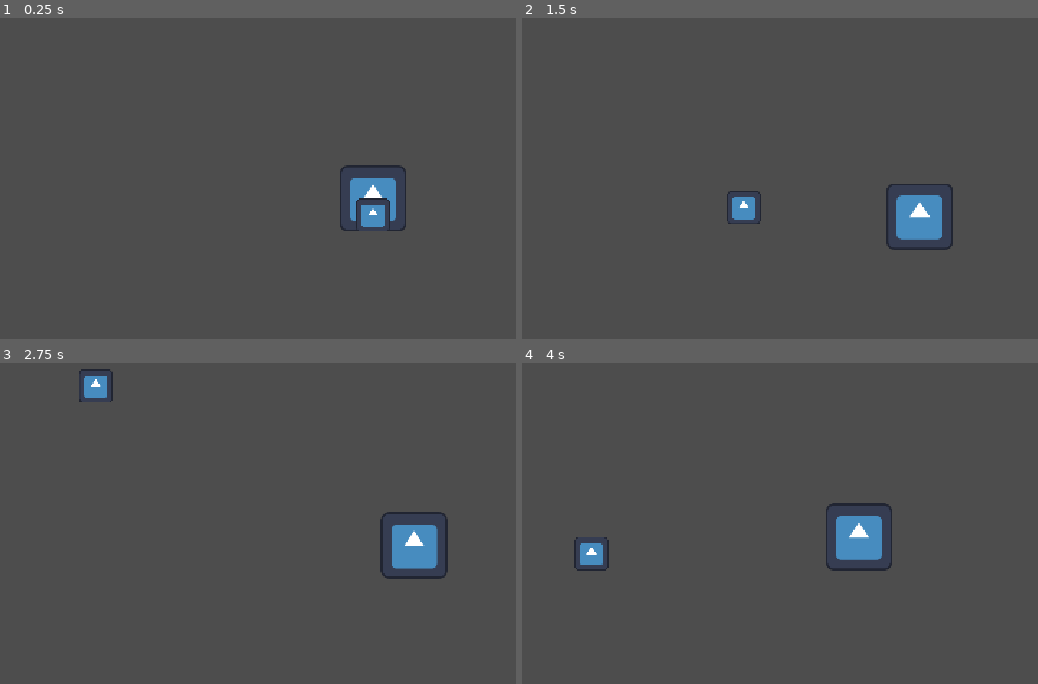
Above: before the commit, frames 1-4 (two rows, left to right).
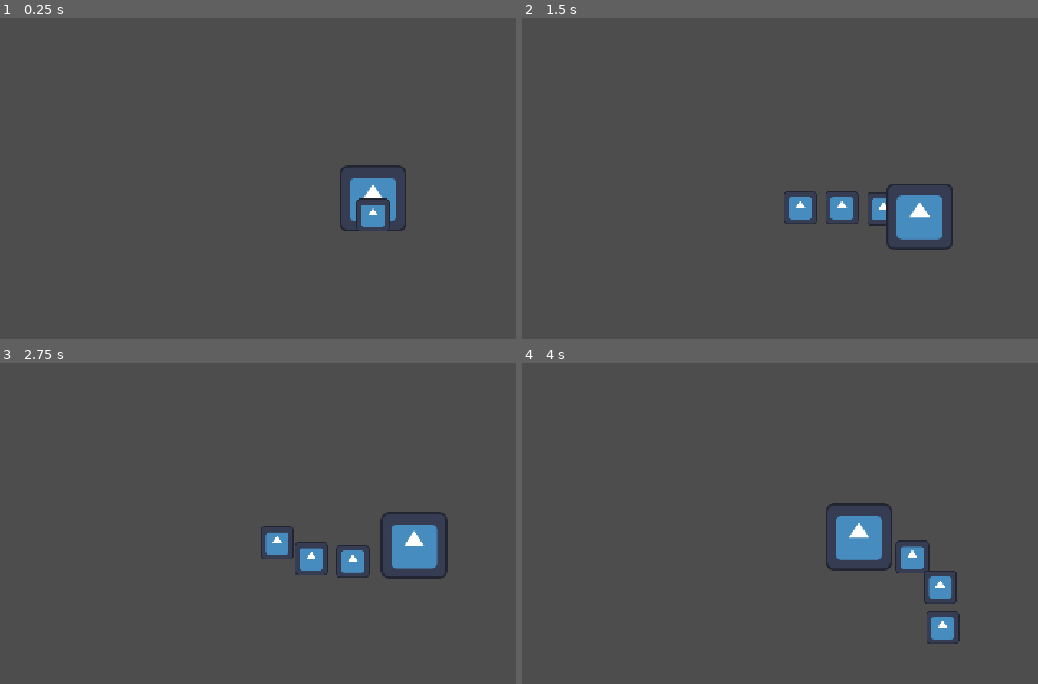
Above: after the commit, the same moments.

Repository: frantisek-boura/summoner-game
Game: Godot game, scene res://scenes/player/player.tscn
Same seed, same stepped clock (60 frames per second), same inputs: the game is played once before the commit and once after it. The engine's default icon, where the game draws it, is replaced by a stand-in: a white triangle on a blue panel in a dark square.
Inputs (mouse positions are in pixels of both pictures, inside the frame that each line leads up to):
- Up to frame 1 (0.25 s): no input
- Up to frame 2 (1.5 s): tap Enter at 0.5 s; move the mouse to (outside the picture) at 0.52 s; hold D (right) 0.53-1.28 s; hold E (minion_selector) 0.53-1.28 s; click (outside the picture) at 0.67 s; move the mouse to (733, 255) at 1.27 s; hold S (down) from 1.28 s (still down); tap F (set_selected_minion_independent) at 1.35 s
- Up to frame 3 (2.75 s): move the mouse to (454, 478) at 2.02 s; release S (down) at 2.03 s; hold D (right) from 2.03 s (still down); hold E (minion_selector) from 2.03 s (still down)
- Up to frame 4 (4 s): move the mouse to (857, 667) at 2.77 s; release D (right) at 2.78 s; release E (minion_selector) at 2.78 s; hold W (up) 2.78-3.53 s; tap F (set_selected_minion_independent) at 2.85 s; click (857, 667) at 2.92 s; move the mouse to (outside the picture) at 3.52 s; hold A (left) from 3.53 s (still down); hold E (minion_selector) from 3.53 s (still down)

The runs differ from the first frame. In frame 2, 1.4% of the frame differs, in the area x 39-71%, y 53-65%; in frame 3, 1.6%; in frame 4, 1.6%, in the area x 10-85%, y 54-88%.

Commit message:
refactor: rewrite minion path handling, add minion manager state machine

Diff:
--- /dev/null
+++ b/scenes/player/minion_manager/minion_handler.tscn
@@ -0,0 +1,6 @@
+[gd_scene format=3 uid="uid://tindbr5hba6a"]
+
+[ext_resource type="Script" uid="uid://c0ngv03ig7b5k" path="res://scripts/player/minion_handler.gd" id="1_nopt2"]
+
+[node name="minion_handler" type="Node2D" unique_id=330277761]
+script = ExtResource("1_nopt2")
--- a/scenes/player/minion_manager/minion_path.tscn
+++ b/scenes/player/minion_manager/minion_path.tscn
@@ -1,7 +1,13 @@
-[gd_scene format=3 uid="uid://tindbr5hba6a"]
+[gd_scene format=3 uid="uid://cwck7ywhm1pq5"]
 
 [ext_resource type="Script" uid="uid://b43ekgaafb0iu" path="res://scripts/player/minion_manager/minion_path.gd" id="1_mv85x"]
 
-[node name="minion_path" type="Node2D" unique_id=182940652]
+[node name="minion_path" type="Node2D" unique_id=1526343689 node_paths=PackedStringArray("update_timer")]
 top_level = true
 script = ExtResource("1_mv85x")
+update_timer = NodePath("timer")
+metadata/_custom_type_script = "uid://b43ekgaafb0iu"
+
+[node name="timer" type="Timer" parent="." unique_id=1718975064]
+process_callback = 0
+wait_time = 0.2
--- a/scenes/player/player.tscn
+++ b/scenes/player/player.tscn
@@ -12,8 +12,8 @@
 [ext_resource type="PackedScene" uid="uid://cjcv1c550dax3" path="res://scenes/player/states/player_move_state.tscn" id="6_0owmy"]
 [ext_resource type="PackedScene" uid="uid://c4jablrvqtyog" path="res://scenes/ui/radial_minion_menu/radial_minion_menu.tscn" id="6_ugbui"]
 [ext_resource type="PackedScene" uid="uid://dqh5ljvowxgjy" path="res://scenes/ui/radial_minion_menu/selected_minion_indicator.tscn" id="7_fcs02"]
-[ext_resource type="Script" uid="uid://b43ekgaafb0iu" path="res://scripts/player/minion_manager/minion_path.gd" id="8_myrg7"]
-[ext_resource type="Script" uid="uid://c0ngv03ig7b5k" path="res://scripts/player/minion_handler.gd" id="9_ugbui"]
+[ext_resource type="PackedScene" uid="uid://cwck7ywhm1pq5" path="res://scenes/player/minion_manager/minion_path.tscn" id="9_kvlxm"]
+[ext_resource type="PackedScene" uid="uid://tindbr5hba6a" path="res://scenes/player/minion_manager/minion_handler.tscn" id="9_uf5tr"]
 [ext_resource type="PackedScene" uid="uid://dnad2wc7xlfkc" path="res://scenes/player/minion_manager/minion_manager_state_machine.tscn" id="10_fcs02"]
 [ext_resource type="PackedScene" uid="uid://qkdgutf2mu13" path="res://scenes/player/minion/minion.tscn" id="10_uf5tr"]
 [ext_resource type="PackedScene" uid="uid://b6sh36d38er63" path="res://scenes/player/minion_manager/states/minion_manager_follow_state.tscn" id="11_kvlxm"]
@@ -25,10 +25,11 @@
 [sub_resource type="CircleShape2D" id="CircleShape2D_cslih"]
 radius = 61.008198
 
-[node name="player" type="CharacterBody2D" unique_id=1895177123 node_paths=PackedStringArray("camera", "entity_state_machine", "entity_movement", "entity_health")]
+[node name="player" type="CharacterBody2D" unique_id=1895177123 node_paths=PackedStringArray("camera", "minion_manager", "entity_state_machine", "entity_movement", "entity_health")]
 collision_layer = 4
 script = ExtResource("1_dovo2")
 camera = NodePath("camera")
+minion_manager = NodePath("minion_manager")
 entity_state_machine = NodePath("state_machine")
 entity_movement = NodePath("player_movement")
 entity_health = NodePath("health")
@@ -60,32 +61,15 @@
 [node name="selected_minion_indicator" parent="minion_manager" unique_id=1992925831 instance=ExtResource("7_fcs02")]
 visible = false
 
-[node name="minion_path" type="Node2D" parent="minion_manager" unique_id=1530381669 node_paths=PackedStringArray("_timer", "_entity")]
-script = ExtResource("8_myrg7")
-_timer = NodePath("timer")
-_entity = NodePath("../..")
-metadata/_custom_type_script = "uid://b43ekgaafb0iu"
+[node name="minion_path" parent="minion_manager" unique_id=1526343689 instance=ExtResource("9_kvlxm")]
 
-[node name="timer" type="Timer" parent="minion_manager/minion_path" unique_id=625386065]
-process_callback = 0
-wait_time = 0.2
-
-[node name="minion_handler" type="Node2D" parent="minion_manager" unique_id=172772867]
-script = ExtResource("9_ugbui")
+[node name="minion_handler" parent="minion_manager" unique_id=330277761 instance=ExtResource("9_uf5tr")]
 
 [node name="minion" parent="minion_manager/minion_handler" unique_id=72757938 instance=ExtResource("10_uf5tr")]
 
-[node name="minion2" parent="minion_manager/minion_handler" unique_id=1678850809 instance=ExtResource("10_uf5tr")]
+[node name="minion2" parent="minion_manager/minion_handler" unique_id=1335872083 instance=ExtResource("10_uf5tr")]
 
-[node name="minion6" parent="minion_manager/minion_handler" unique_id=2093589609 instance=ExtResource("10_uf5tr")]
-
-[node name="minion7" parent="minion_manager/minion_handler" unique_id=996174829 instance=ExtResource("10_uf5tr")]
-
-[node name="minion3" parent="minion_manager/minion_handler" unique_id=788512564 instance=ExtResource("10_uf5tr")]
-
-[node name="minion4" parent="minion_manager/minion_handler" unique_id=1451647907 instance=ExtResource("10_uf5tr")]
-
-[node name="minion5" parent="minion_manager/minion_handler" unique_id=377745753 instance=ExtResource("10_uf5tr")]
+[node name="minion3" parent="minion_manager/minion_handler" unique_id=518203392 instance=ExtResource("10_uf5tr")]
 
 [node name="minion_manager_state_machine" parent="minion_manager" unique_id=1920102366 node_paths=PackedStringArray("beginning_state") instance=ExtResource("10_fcs02")]
 beginning_state = NodePath("minion_manager_select_state")
--- a/scripts/entity/entity_movement.gd
+++ b/scripts/entity/entity_movement.gd
@@ -2,7 +2,7 @@
 class_name EntityMovement
 extends Node
 
-const HAS_ARRIVED_DETECTION_RADIUS: float = 50.0
+const HAS_ARRIVED_DETECTION_RADIUS: float = 10.0
 
 @export_range(10, 1000, 1) var movement_speed: float = 250.0
 @export_range(10, 100, 1) var move_acceleration_speed: float = 50.0
--- a/scripts/player/minion/minion.gd
+++ b/scripts/player/minion/minion.gd
@@ -10,3 +10,15 @@
 	movement = entity_movement as MinionMovement
 	state_machine = entity_state_machine as MinionStateMachine
 	health = entity_health as EntityHealth
+
+func stop() -> void:
+	movement.stop()
+
+func has_arrived_to_follow_position() -> bool:
+	return movement.has_arrived(movement.follow_position)
+
+func follow_path() -> void:
+	movement.follow_path()
+
+func set_follow_path(follow_position: Vector2) -> void:
+	movement.follow_position = follow_position
--- a/scripts/player/minion/minion_movement.gd
+++ b/scripts/player/minion/minion_movement.gd
@@ -9,6 +9,16 @@
 var minion: Minion:
 	get:
 		return _entity as Minion
+var follow_position: Vector2
+
+## Moves this minion towards the owner entity's position.
+func follow_path() -> void:
+	_direction = minion.global_position.direction_to(follow_position)
+
+	minion.velocity.x = move_toward(minion.velocity.x, _direction.x * follow_movement_speed, follow_acceleration_speed)
+	minion.velocity.y = move_toward(minion.velocity.y, _direction.y * follow_movement_speed, follow_acceleration_speed)
+
+	minion.move_and_slide()
 
 ## Calculates the current idling position of this minion.
 func get_idle_position() -> Vector2:
@@ -46,13 +56,3 @@
 	minion.global_position = minion.global_position.lerp(new_position, delta * lock_in_acceleration_speed)
 
 	minion.move_and_slide()
-
-## Moves this minion towards the owner entity's position.
-func follow_path() -> void:
-	var point_position: Vector2 = minion.minion_manager.minion_path.get_follow_position(minion.index)
-	_direction = minion.global_position.direction_to(point_position)
-
-	minion.velocity.x = move_toward(minion.velocity.x, _direction.x * follow_movement_speed, follow_acceleration_speed)
-	minion.velocity.y = move_toward(minion.velocity.y, _direction.y * follow_movement_speed, follow_acceleration_speed)
-
-	minion.move_and_slide()
--- a/scripts/player/minion/states/minion_follow_state.gd
+++ b/scripts/player/minion/states/minion_follow_state.gd
@@ -16,12 +16,10 @@
 	pass
 
 func physics(_delta: float) -> void:
-	#var path_point: Vector2 = minion.minion_manager.minion_path.get_follow_position(minion)
-	#if not minion.minion_movement.has_arrived(path_point):
-		#minion.minion_movement.follow_path()
-	#else:
-		#minion.minion_movement.stop()
-	pass
+	if minion.has_arrived_to_follow_position():
+		minion.stop()
+	else:
+		minion.follow_path()
 
 func input_process(_delta: float) -> void:
 	pass
--- a/scripts/player/minion_handler.gd
+++ b/scripts/player/minion_handler.gd
@@ -16,9 +16,10 @@
 	child_entered_tree.connect(_on_minion_tree_changed.bind(false))
 	child_exiting_tree.connect(_on_minion_tree_changed.bind(true))
 
-	_reorganize_minions()
+# TODO: Minion Add/Remove methods.
 
-# TODO: Minion Add/Remove methods.
+func reorganize_minions() -> void:
+	_reorganize_minions(null, false)
 
 func _reorganize_minions(target_node: Node = null, is_deleting: bool = false) -> void:
 	var new_minions: Dictionary[Minion, int] = {}
--- a/scripts/player/minion_manager/minion_manager.gd
+++ b/scripts/player/minion_manager/minion_manager.gd
@@ -27,50 +27,49 @@
 
 	radial_minion_menu.minion_selected.connect(_on_minion_selected)
 	minion_handler.minion_tree_changed.connect(_on_minion_tree_changed)
+	minion_path.update_timer.timeout.connect(_on_path_updated)
+
+	minion_handler.reorganize_minions()
+	minion_path.init_points(entity.global_position, len(minion_handler.forcible_minions))
 
 ## Increases internal [member MinionManager.angle] value used for determining current idle position of each minion.
 ## Takes [float] [param delta] as increment.
 func inc_angle(delta: float) -> void:
 	angle -= delta * idle_rotation_speed
 
+func enable_path_updates() -> void:
+	minion_path.start_update_timer()
+
+func disable_path_updates() -> void:
+	minion_path.stop_update_timer()
+
+func change_to_select_state() -> void:
+	state_machine.change_state("minion_manager_select_state")
+
+func change_to_follow_state() -> void:
+	state_machine.change_state("minion_manager_follow_state")
+
+func _update_minion_follow_points() -> void:
+	for minion: Minion in minion_handler.forcible_minions.keys():
+		var path_index: int = minion_handler.forcible_minions[minion]
+		var follow_position: Vector2 = minion_path.points[path_index].global_position
+		minion.set_follow_path(follow_position)
+
 func _on_minion_selected(minion: Minion) -> void:
 	selected_minion = minion
 	selected_minion_indicator.enable(minion)
 
-func _on_minion_tree_changed(new_minion: Minion = null) -> void:
-	print("xd")
+func _on_minion_tree_changed(_new_minion: Minion = null) -> void:
+	if len(minion_handler.minions) >= len(minion_path.points) - 1:
+		minion_path.extend_points(entity.global_position)
+	_update_minion_follow_points()
+	for m: Minion in minion_handler.forcible_minions.keys():
+		print(m.movement.follow_position)
 
-### Scans child nodes for minions and adds them to [member MinionManager._minions].
-### Is invoked on _ready and whenever a node enters/leaves child tree of [MinionManager]
-#func _scan_minions(node: Node, is_deleting: bool) -> void:
-	#var new_minions: Array[Minion] = []
-	#var new_minion_count: int = 0
-	#var new_forcible_minions: Array[Minion] = []
-	#
-	#for minion: Minion in get_children().filter(func(c: Node): return c is Minion):
-		#if minion == node and is_deleting:
-			#minion.minion_state_machine.forcible_changed.disconnect(_on_forcible_changed.bind(minion))
-			#continue
-	#
-		#if not minion.minion_state_machine.forcible_changed.is_connected(_on_forcible_changed.bind(minion)):
-			#minion.minion_state_machine.forcible_changed.connect(_on_forcible_changed.bind(minion))
-		#
-		#new_minion_count += 1
-		#minion.index = new_minion_count
-		#new_minions.append(minion)
-		#
-		#if not minion.minion_state_machine.is_forcible():
-			#continue
-		#new_forcible_minions.append(minion)
-	#
-	#new_minions.sort_custom(_by_index)
-	#new_forcible_minions.sort_custom(_by_index)
-	#
-	#_minions = new_minions
-	#_forcible_minions = new_forcible_minions
-	#minion_path.init_points(len(_forcible_minions))
-	#radial_minion_menu.set_options(_forcible_minions)
-	#
+func _on_path_updated() -> void:
+	minion_path.update_point(entity.global_position)
+	_update_minion_follow_points()
+
 ### Forces minions that can be forced into the idle state.
 #func idle_minions() -> void:
 	#for minion: Minion in _forcible_minions:
--- a/scripts/player/minion_manager/minion_path.gd
+++ b/scripts/player/minion_manager/minion_path.gd
@@ -2,38 +2,47 @@
 class_name MinionPath
 extends Node2D
 
-@export var _timer: Timer
-@export var _entity: Entity
+@export var update_timer: Timer
 
-var _points: Array[Node2D] = []
+var points: Array[Node2D] = []
 
 func _ready() -> void:
-	assert(_timer != null, "MINION PATH: Timer not set.")
+	assert(update_timer != null, "MINION PATH: Update timer not set.")
 
-	_timer.timeout.connect(_update_point)
+## Stops [member update_timer].
+func stop_update_timer() -> void:
+	update_timer.stop()
 
-func disable_updates() -> void:
-	_timer.stop()
+## Starts [member update_timer].
+func start_update_timer() -> void:
+	update_timer.start()
 
-func enable_updates() -> void:
-	_timer.start()
+## Handler function for [signal update_timer.timeout].
+func update_point(new_position: Vector2) -> void:
+	var back: Node2D = points.pop_back()
+	back.global_position = new_position
+	points.push_front(back)
 
-func init_points(minion_count: int) -> void:
-	_points.clear()
-	for child: Node in get_children():
-		if child is Timer: continue
-		child.queue_free()
-
-	for i: int in minion_count:
+## Used to double the amount of points.
+func extend_points(new_position: Vector2) -> void:
+	for _i in len(points):
 		var point: Node2D = Node2D.new()
-		point.global_position = _entity.global_position
-		_points.append(point)
+		point.global_position = new_position
+		points.append(point)
 		add_child(point)
 
-func _update_point() -> void:
-	var old_point: Node2D = _points.pop_back() as Node2D
-	old_point.global_position = _entity.global_position
-	_points.push_front(old_point)
+## Initializes [param count] amount of points at [param origin_position] position.
+func init_points(origin_position: Vector2, count: int) -> void:
+	_clear_points()
 
-func get_follow_position(minion_index: int) -> Vector2:
-	return _points.get(minion_index - 1).global_position
+	for _i in count * 2:
+		var point: Node2D = Node2D.new()
+		point.global_position = origin_position
+		points.append(point)
+		add_child(point)
+
+## Clears the child tree of all Node2D point nodes.
+func _clear_points() -> void:
+	for point: Node2D in points:
+		point.queue_free()
+	points.clear()
--- a/scripts/player/player.gd
+++ b/scripts/player/player.gd
@@ -7,6 +7,18 @@
 @onready var movement: PlayerMovement = entity_movement as PlayerMovement
 @onready var state_machine: StateMachine = entity_state_machine as StateMachine
 @onready var health: EntityHealth = entity_health as EntityHealth
+
+func enable_path_updates() -> void:
+	minion_manager.enable_path_updates()
+
+func disable_path_updates() -> void:
+	minion_manager.disable_path_updates()
+
+func minion_manager_follow() -> void:
+	minion_manager.change_to_follow_state()
+
+func minion_manager_select() -> void:
+	minion_manager.change_to_select_state()
 
 ## Moves the player using its [member Player.movement] component.
 func move_with_input() -> void:
--- a/scripts/player/states/player_idle_state.gd
+++ b/scripts/player/states/player_idle_state.gd
@@ -7,7 +7,7 @@
 	assert(player != null, "PLAYER IDLE STATE: Stateful node not set")
 
 func enter() -> void:
-	pass
+	player.minion_manager_follow()
 
 func exit() -> void:
 	pass
--- a/scripts/player/states/player_move_state.gd
+++ b/scripts/player/states/player_move_state.gd
@@ -7,12 +7,10 @@
 	assert(player != null, "PLAYER MOVE STATE: Stateful node not set")
 
 func enter() -> void:
-	pass
-	#player.minion_manager.minion_path.enable_updates()
+	player.enable_path_updates()
 
 func exit() -> void:
-	pass
-	#player.minion_manager.minion_path.disable_updates()
+	player.disable_path_updates()
 
 func frames(_delta: float) -> void:
 	pass
